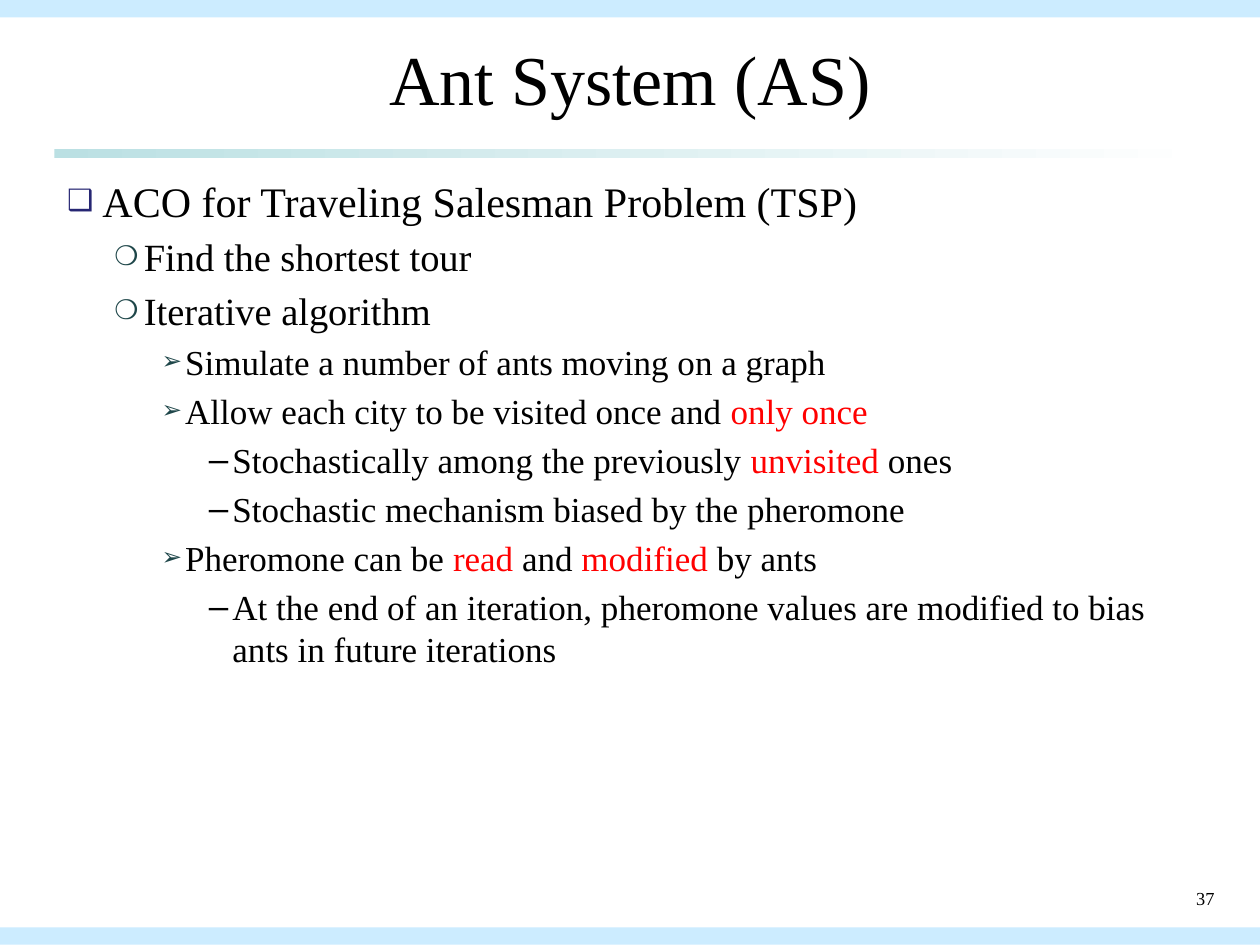
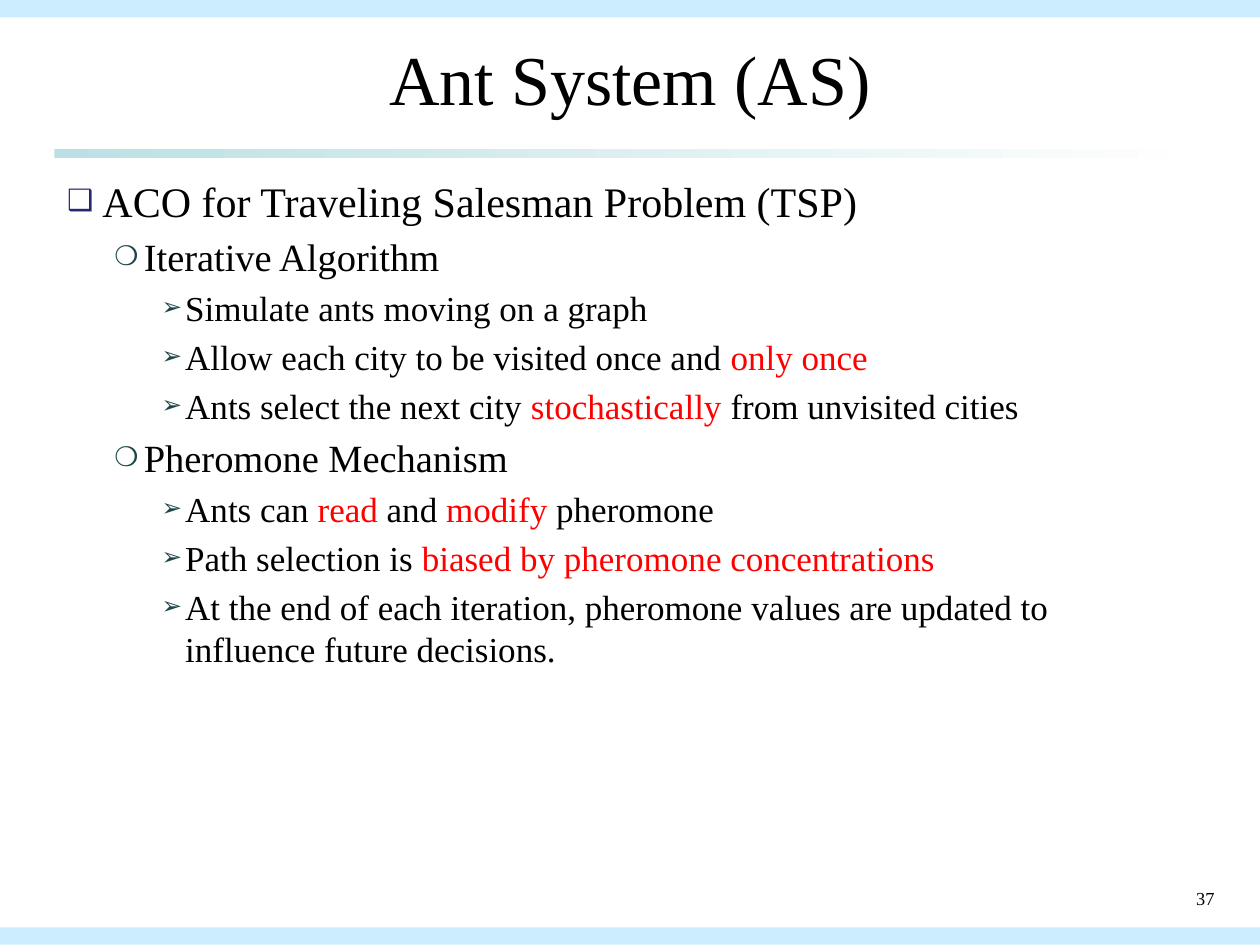
Before and after one commit to qwe8496516/AI_course, a slide deck: slide 37 of AI_presentation/aco_presentation.pptx. Drawn at 1260x945 pixels with LibreOffice and Linux fonts; fonts in the diff are those of the drawing. Boxes give left, top, right and bottom in pixels: in the first picture for what was removed or moved away, otherwise in the second. Text is boxed around its words. In the diff, an @@ line names an element or a change of style, - is before the commit and + after.

```diff
--- a/AI_presentation/aco_presentation.pptx
+++ b/AI_presentation/aco_presentation.pptx
@@ text at <box>144,244,648,328</box>: text changed; size 22 to 20 pt @@
-  ❍ Find the shortest tour
-  ❍ Iterative algorithm
-    ➢ Simulate a number of ants moving on a graph
+  ❍ Iterative Algorithm
+    ➢ Simulate ants moving on a graph
@@ text at <box>144,394,1048,663</box>: text changed @@
-      – Stochastically among the previously unvisited ones
-      – Stochastic mechanism biased by the pheromone
-    ➢ Pheromone can be read and modified by ants
-      – At the end of an iteration, pheromone values are modified to bias ants in future iterations
+    ➢ Ants select the next city stochastically from unvisited cities
+  ❍ Pheromone Mechanism
+    ➢ Ants can read and modify pheromone
+    ➢ Path selection is biased by pheromone concentrations
+    ➢ At the end of each iteration, pheromone values are updated to influence future decisions.
```
Also in this commit, not shown: 3 other slides changed, 6 slides removed.
